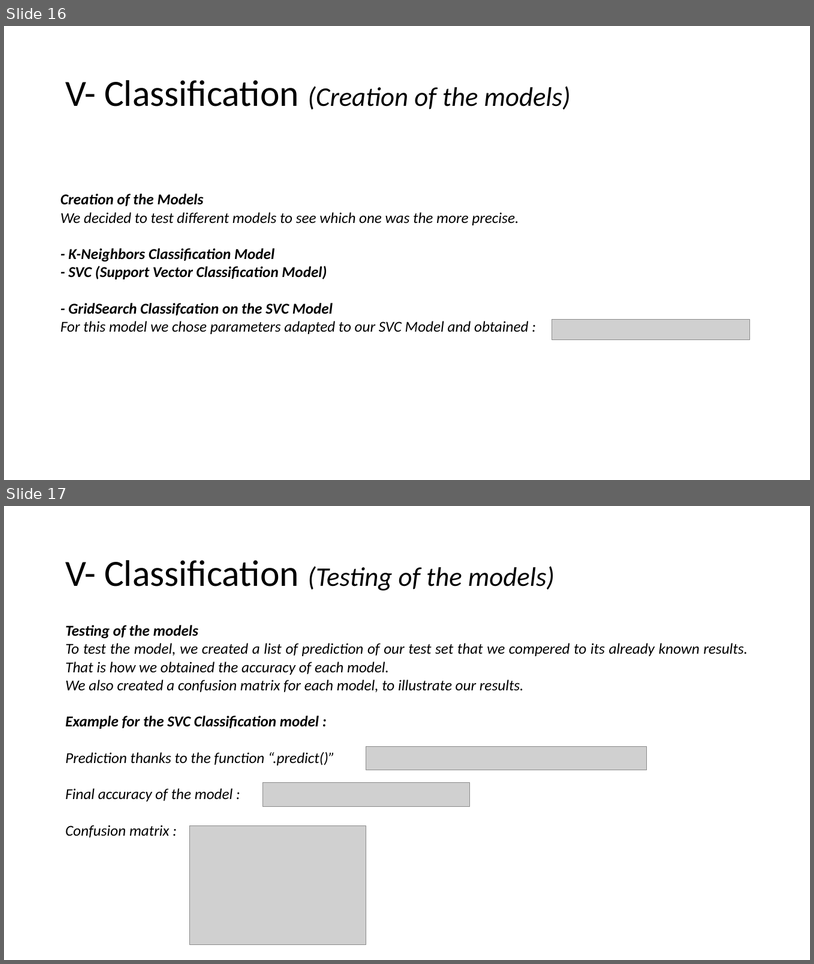
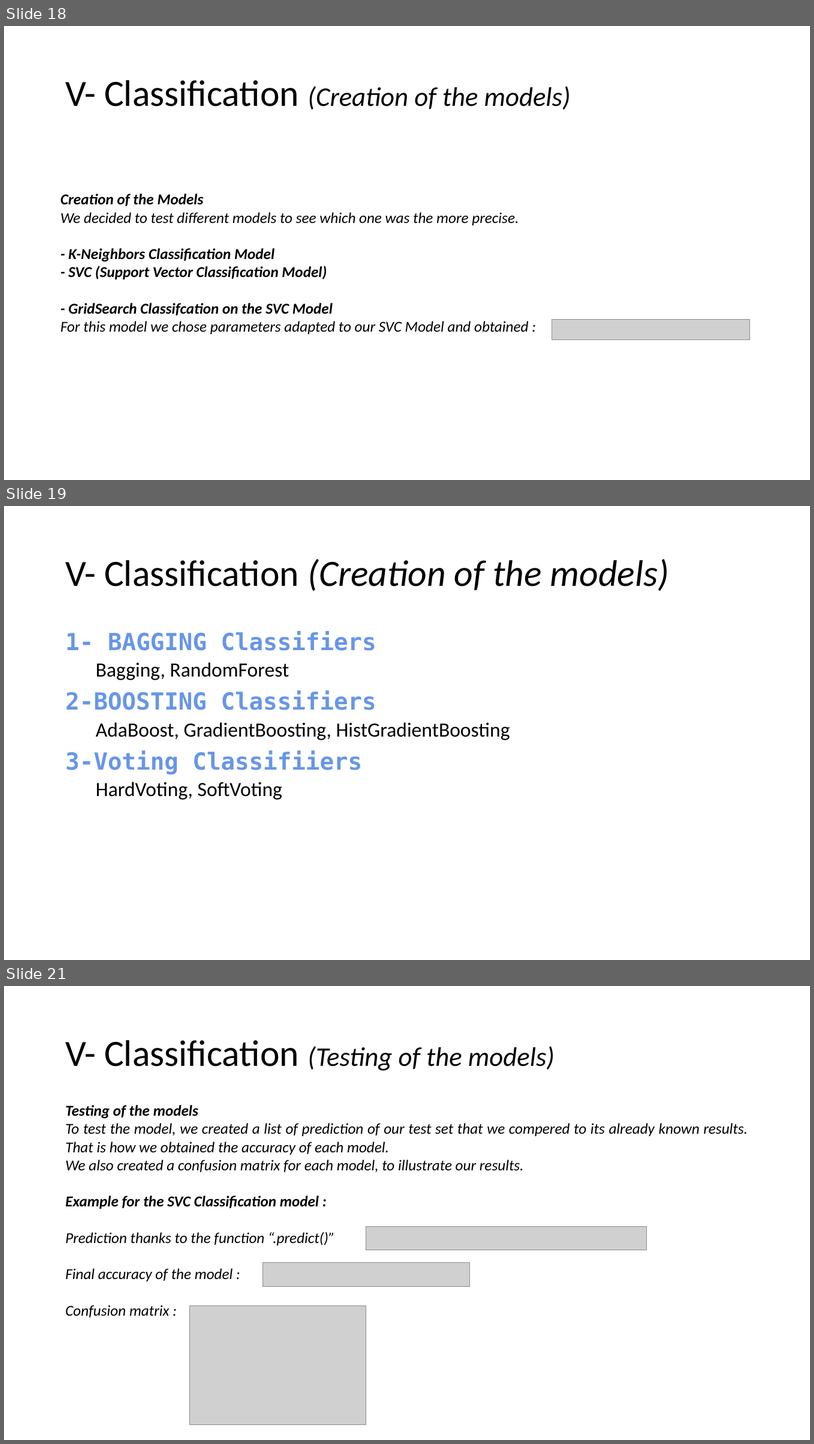
Before and after one commit to Leodespt/Projet_Python, a slide deck: Presentation_Python.pptx. Shown one above the other, each under a label of ours: slides 16 and 17 before the commit, slides 18, 19 and 21 after it; the slides between them are not shown. The pictures are 814x964 and 814x1444 pixels, drawn with LibreOffice and Linux fonts; fonts in the diff are those of the drawing; grey boxes stand for pictures. Boxes give left, top, right and bottom in pixels: in the first picture for what was removed or moved away, otherwise in the second. Text is boxed around its words. In the diff, an @@ line names an element or a change of style, - is before the commit and + after.

```diff
--- a/Presentation_Python.pptx
+++ b/Presentation_Python.pptx
@@ slide 19 added at <box>4,506,810,960</box>, background #FFFFFF @@
@@ title added at <box>65,559,669,591</box>, 44 pt, text #000000, italic @@
+V- Classification (Creation of the models)
@@ text added at <box>65,631,510,799</box>, 24 pt, text #000000 @@
+1- BAGGING Classifiers
+  Bagging, RandomForest
+2-BOOSTING Classifiers
+  AdaBoost, GradientBoosting, HistGradientBoosting
+3-Voting Classifiiers
+  HardVoting, SoftVoting
@@ what was slide 16 is now slide 18 @@
@@ what was slide 17 is now slide 21 @@
```
Also in this commit, not shown: 2 slides changed, 6 other slides added, 1 slide removed, 1 other file.
